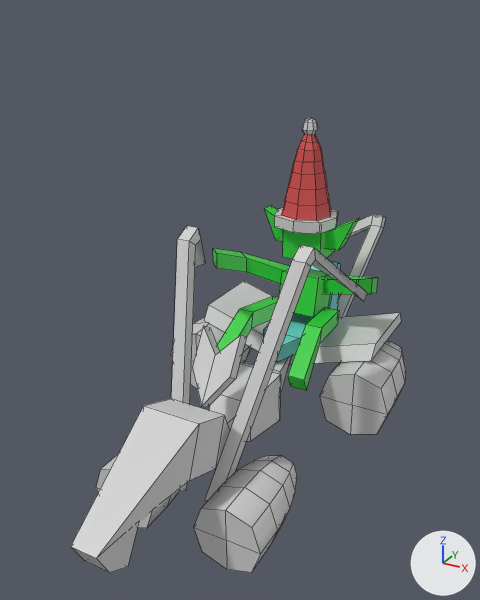
Before and after pictures for a commit that changed the COLLADA model Cactus/Ejecutable/Juego/Escenarios/Niveles/modelos/girafa/GIRAFA.dae.
Camera for both pictures: a camera (50 mm lens) standing at (1.88, -4.07, 3.25) and looking at (-0.25, -0.21, 1.32). Lighting does not change. The marker at lower right points along +X, +Y and +Z. Mesh edges are drawn as thin lines.

Before the edit, the objects in view are built like this:
```python
ob_cube = bpy.data.objects.new('Cube', me_cube)
ob_cube.location = (0.0, 0.0, 0.0)
ob_cube_002 = bpy.data.objects.new('Cube.002', me_cube_001)
ob_cube_002.location = (0.0, 0.0, 0.0)
ob_cube_003 = bpy.data.objects.new('Cube.003', me_cube_003)
ob_cube_003.location = (0.0, 0.0, 0.0)
ob_cube_004 = bpy.data.objects.new('Cube.004', me_cube_004)
ob_cube_004.location = (0.0, 0.0, 0.0)
ob_cube_005 = bpy.data.objects.new('Cube.005', me_cube_005)
ob_cube_005.location = (0.0, 0.0, 0.0)
ob_cube_006 = bpy.data.objects.new('Cube.006', me_cube_006)
ob_cube_006.location = (0.0, 0.0, 0.0)
ob_cube_007 = bpy.data.objects.new('Cube.007', me_cube_007)
ob_cube_007.location = (0.0, 0.0, 0.0)
ob_cube_008 = bpy.data.objects.new('Cube.008', me_cube_008)
ob_cube_008.location = (0.0, 0.0, 0.0)
ob_cube_009 = bpy.data.objects.new('Cube.009', me_cube_009)
ob_cube_009.location = (0.0, 0.0, 0.0)
# also in view: 'Cube.014' at (-0.07, 0.42, 1.32); 'Cube.012' at (-0.07, 0.58, 1.13); 'Cube.015' at (-0.1, 0.62, 2.1); 'Cube.013' at (-0.07, 0.15, 0.91); 'Cube.011' at (-0.07, 0.62, 1.66)
```
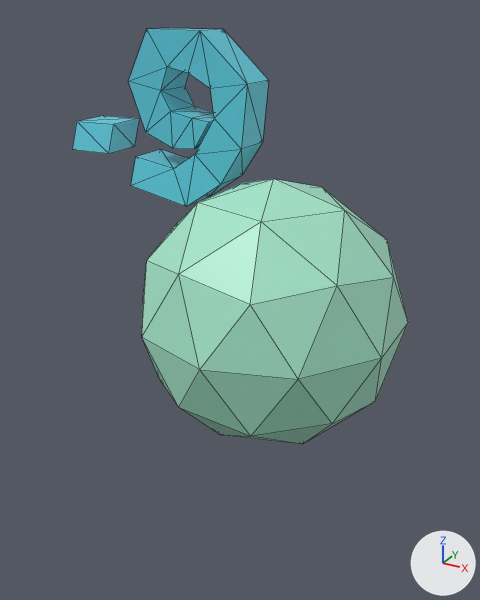
Location of each change, (x1, y1, x2, y2) in pixels of the pictures (480 x 600 px):
'electron', added (green)
    after: (142, 179, 408, 444)
'Cube', reshaped, moved, rescaled (24% wider)
    before: (71, 399, 230, 573)
    after: (72, 28, 269, 206)
'Cube.003', deleted
    before: (171, 226, 368, 501)
'Cube.005', deleted
    before: (96, 455, 297, 573)
'Cube.006', deleted
    before: (171, 317, 406, 435)
'Cube.009', deleted
    before: (204, 281, 401, 364)
'Cube.015', deleted
    before: (274, 118, 338, 234)
'Cube.013', deleted (green)
    before: (217, 296, 339, 391)
'Cube.002', deleted
    before: (209, 357, 291, 442)
'Cube.004', deleted
    before: (192, 326, 247, 407)
'Cube.014', deleted (green)
    before: (213, 248, 378, 296)
'Cube.008', deleted
    before: (338, 215, 385, 318)
'Cube.012', deleted (green)
    before: (279, 269, 330, 317)
'Cube.007', deleted (cyan)
    before: (263, 261, 341, 362)
'Cube.010', deleted (green)
    before: (283, 230, 334, 259)
'Cube.011', deleted (green)
    before: (265, 205, 359, 251)

The edits, one by one:
Material 'azulelectron' (mat_azulelectron) is new.
Its base color is (0.111, 0.608, 0.752) (cyan #5ecde1).
Its roughness is 0.44.
Material 'axulentron2' (mat_axulentron2) is new.
Its base color is (0.381, 0.8, 0.601) (green #a6e7cc).
Its roughness is 0.44.
me_cube is used by ob_cube; location (0.0, 0.0, 0.0).
me_cube had 20 vertices, 18 faces and spanned x -0.303..0.096, y -2.152..-0.764, z 0.403..1.032.
me_cube no longer uses material mat_metal (light grey #d1d1d1).
me_cube now has 52 vertices, 96 faces and spans x -2.292..3.983, y -0.949..0.959, z -0.389..4.772.
me_cube part 1: the whole mesh is rebuilt.
me_cube now uses material mat_azulelectron (cyan #5ecde1).
Mesh me_icosphere is new.
It is an icosphere of 80 faces spanning x -0.95..0.95, y -1.0..1.0, z -1.0..1.0.
It uses material mat_axulentron2 (green #a6e7cc).
Object 'Cube' (ob_cube) moves from (0.0, 0.0, 0.0) to (-1.702, 0.711, 1.804).
Object 'Cube' (ob_cube) is rescaled from (1.0, 1.0, 1.0) to (0.271, 0.271, 0.271).
Object 'Cube.002' (ob_cube_002) is deleted.
Object 'Cube.003' (ob_cube_003) is deleted.
Object 'Cube.004' (ob_cube_004) is deleted.
Object 'Cube.005' (ob_cube_005) is deleted.
Object 'Cube.006' (ob_cube_006) is deleted.
Object 'Cube.007' (ob_cube_007) is deleted.
Object 'Cube.008' (ob_cube_008) is deleted.
Object 'Cube.009' (ob_cube_009) is deleted.
Object 'Cube.010' (ob_cube_010) is deleted.
Object 'Cube.011' (ob_cube_011) is deleted.
Object 'Cube.012' (ob_cube_012) is deleted.
Object 'Cube.013' (ob_cube_013) is deleted.
Object 'Cube.014' (ob_cube_014) is deleted.
Object 'Cube.015' (ob_cube_015) is deleted.
Object 'electron' (ob_electron) is new; it shows me_icosphere.
Its location is (-0.097, 0.0, 1.177).
